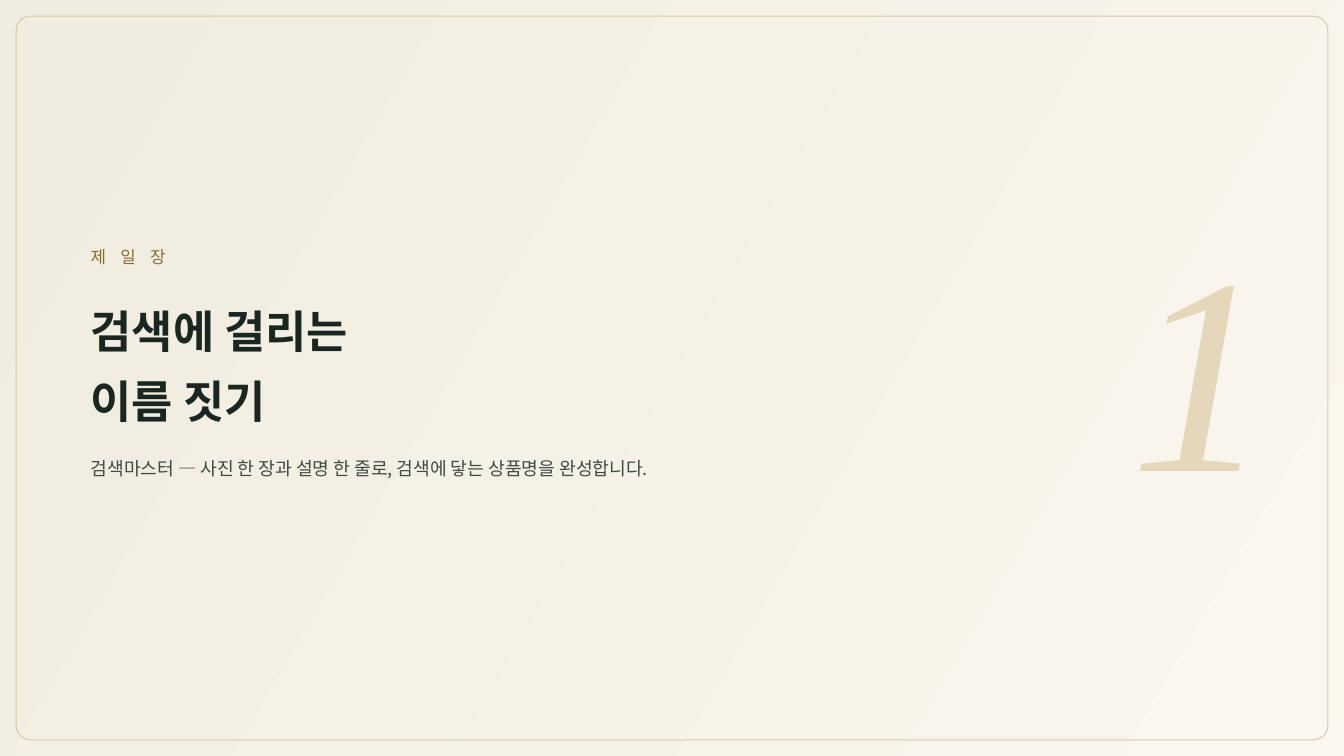
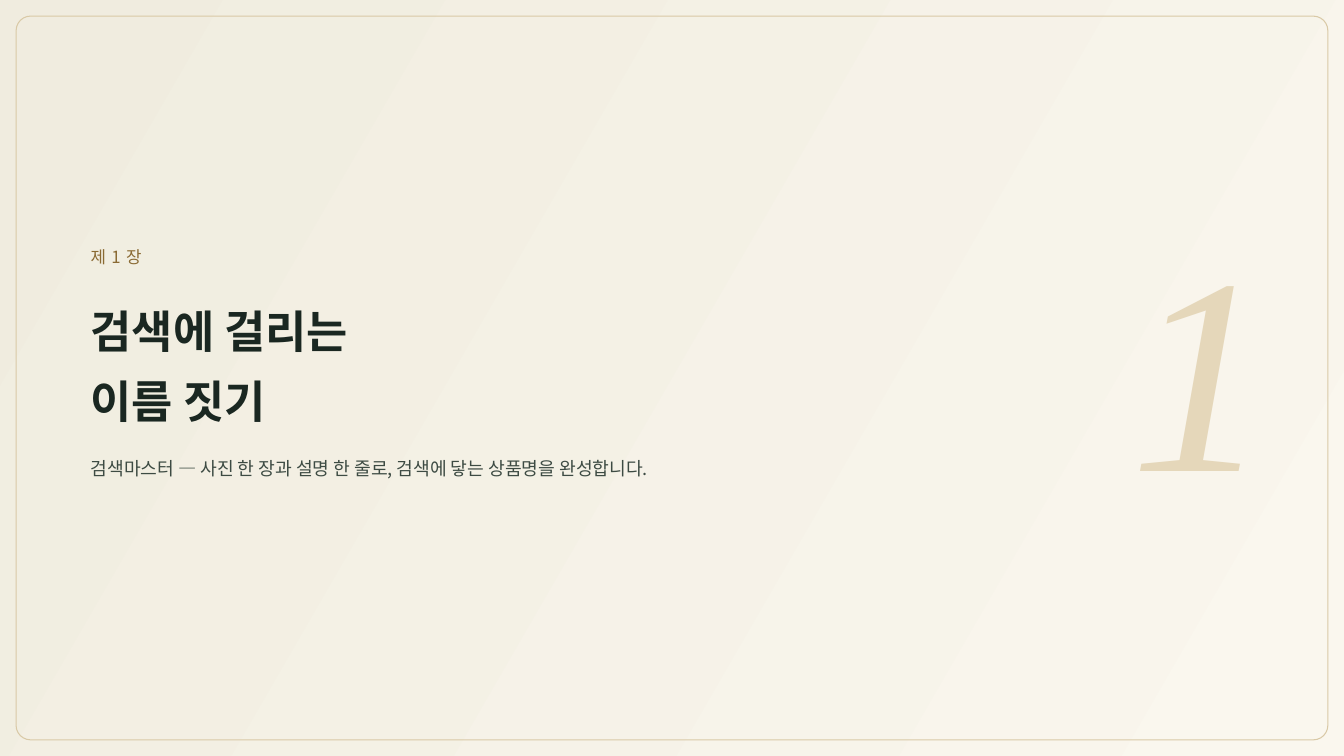
Before and after one commit to ramiteacher/searchmaster-x-freecanvas, a slide deck: slide 4 of slides.pptx. Drawn at 1344x756 pixels with LibreOffice and Linux fonts; fonts in the diff are those of the drawing. Boxes give left, top, right and bottom in pixels: in the first picture for what was removed or moved away, otherwise in the second. Text is boxed around its words. In the diff, an @@ line names an element or a change of style, - is before the commit and + after.

```diff
--- a/slides.pptx
+++ b/slides.pptx
@@ text at bbox=[91, 249, 142, 265]: text changed @@
-제 일 장
+제1장
```
Also in this commit, not shown: 8 other slides changed, 1 other file.
